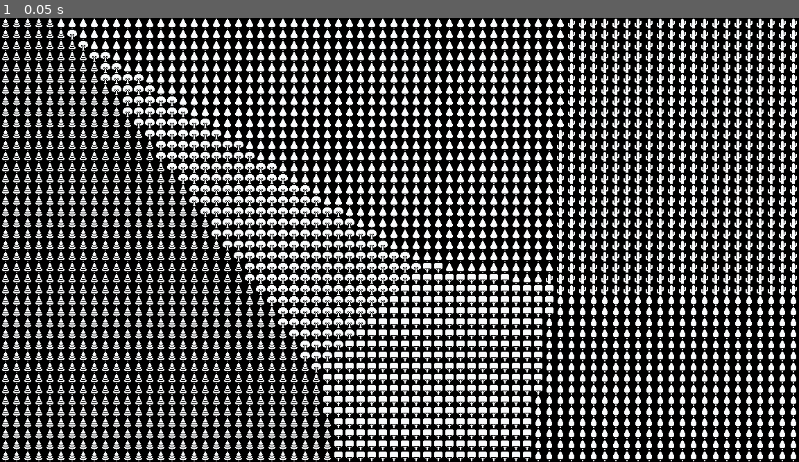
Above: before the commit, frame 1.
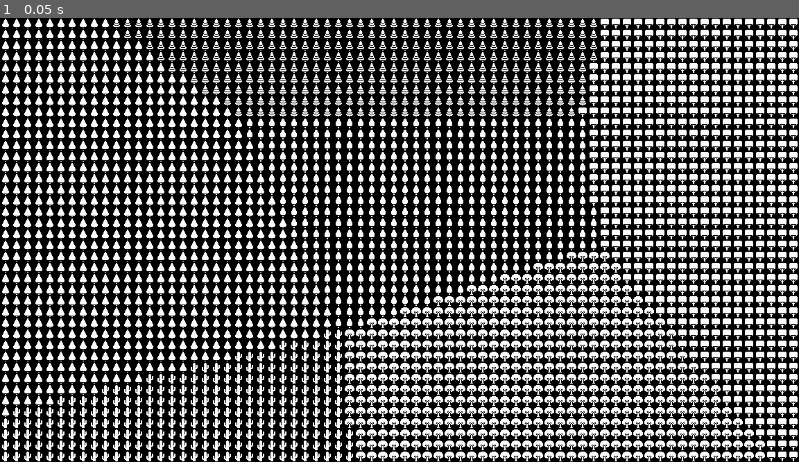
Above: after the commit, the same moment.

Repository: Zishan-Rahman/GD4VoronoiRPG
Game: Godot game, scene res://tile_map.tscn
The game is run twice, just before and just after one commit, with the same random seed, the same clock (stepped at 60 frames per second) and the same inputs.
Inputs:
- Up to frame 1 (0.05 s): no input

The runs differ from the first frame. In frame 1, 30% of the frame differs, in the area x 0-100%, y 0-100%.

Commit message:
Remove rand_range function and use built-in function randi_range instead

Diff:
--- a/tile_map.gd
+++ b/tile_map.gd
@@ -26,9 +26,6 @@
 		for citizen in point["citizens"]:
 			set_cell(0, Vector2(point["x"] + citizen["dx"], point["y"] + citizen["dy"]), 0, point["type"])
 
-func rand_range(minimum: int, maximum: int) -> int:
-	return floori(randf() * ((maximum) - minimum) + minimum)
-
 func _squared(x: int) -> int:
 	return x ** 2
 
@@ -40,8 +37,8 @@
 func define_points(num_points: int) -> void:
 	var types: Array[Vector2i] = [Vector2i(0,1),Vector2i(1,1),Vector2i(2,1),Vector2i(5,1),Vector2i(6,1),Vector2i(4,2)]
 	for i in range(num_points):
-		var x: int = rand_range(0, x_tile_range)
-		var y: int = rand_range(0, y_tile_range)
+		var x: int = randi_range(0, x_tile_range)
+		var y: int = randi_range(0, y_tile_range)
 		var type: Vector2i = types.pick_random()
 		types.erase(type)
 		points.append(
